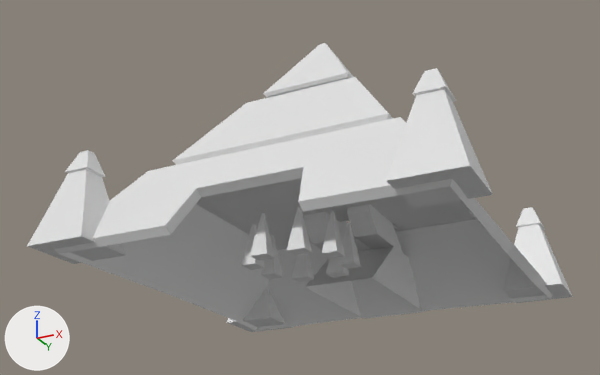
The FBX model Assets/Resources/Models/Map/Piramide_final.fbx: old version first, new version second.
Before and after are seen from a camera (50 mm lens) standing at (-2.0, 945.0, -163.0) and looking at (-129.0, 1200.0, -48.0). Arrows for +X, +Y and +Z are at lower left; the lights stay in place. Where no turn or scale is listed for an object, it has been applied to the vertices.

The first picture shows 'Piramide_final'.
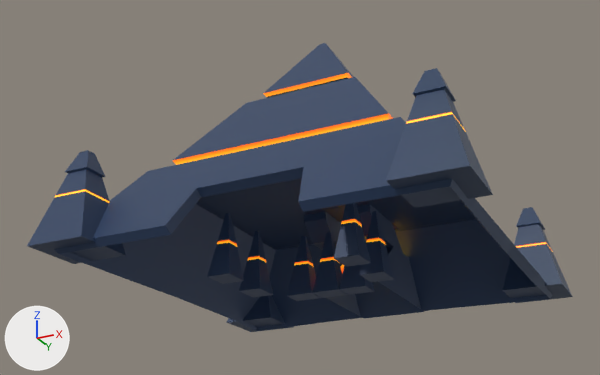
Where the newer file only moved an object's origin or applied its transform, the numbers keep the older frame.

What differs and where, as boxes [x1, y1, x2, y2] in the pictures (600 x 375 px):
part 1 of me_cube_099, deleted
    before: [292, 253, 315, 282]
part 2 of me_cube_099, built on
    before: [241, 207, 361, 280]
    after: [207, 203, 394, 301]
part 3 of me_cube_099, recoloured (white to blue)
    both: [27, 43, 572, 332]
part 4 of me_cube_099, recoloured (grey to orange)
    both: [54, 73, 553, 252]

The change, as a diff of the scene's bpy script:
```diff
--- a/Assets/Resources/Models/Map/Piramide_final.fbx.py
+++ b/Assets/Resources/Models/Map/Piramide_final.fbx.py
@@ img_paleta_de_colores01_png @@
+img_paleta_de_colores01_png = load_image('Paleta_de_colores01.png', 'Paleta_de_colores01.png', 1080, 1138, 'sRGB')
@@ mat_material_mate_001 @@
+mat_material_mate_001 = principled_material('Material_mate.001')
+mat_material_mate_001.texture = img_paleta_de_colores01_png
@@ mat_emision @@
+mat_emision = bpy.data.materials.new('Emision')
+# uses the picture img_paleta_de_colores01_png
@@ me_cube_099 @@
 # used by ob_piramide_final; location = (-119.6, 1200.7, -58.7)
-me_cube_099.from_pydata(...)  # 392 vertices, 349 faces; spans x -70.5..71.2, y -70.9..70.8, z -26.0..68.9
+me_cube_099.from_pydata(...)  # 440 vertices, 399 faces; spans x -70.5..71.2, y -70.9..70.8, z -30.0..68.9
+# me_cube_099 part 1: the loose piece of 8 vertices spanning x -9.8..-3.5, y -7.7..-2.3, z -26.0..-11.3 is deleted
+# me_cube_099 part 2
+# 10 vertices are removed from x -17.3..-3.5, y -36.7..-9.8, z -26.0..-11.3
+# 36 faces are deleted
+# 4 vertices in x 12.1, y -23.9..1.3, z 7.8 move by (9.1, 0.0, 0.0)
+# 4 vertices in x 12.8, y -23.2..0.6, z 24.3 move by (9.7, 0.0, 0.0)
+# 4 vertices in x 14.3, y -23.9..1.3, z 7.8 move by (10.8, 0.0, 0.0)
+# 4 vertices in x 13.6, y -23.2..0.6, z 24.3 move by (10.3, 0.0, 0.0)
+# 4 vertices in x 9.5, y -26.5..4.0, z 11.1 move by (7.2, 0.0, 0.0)
+# 4 vertices in x 17.0, y -26.5..4.0, z 11.1 move by (12.7, 0.0, 0.0)
+# 58 vertices move from x -17.5..17.1, y -36.7..4.0, z -26.0..24.3 to x -30.3..26.5, y -34.5..7.2, z -30.0..24.3
+# 42 vertices are added at x -25.0..26.5, y -32.2..7.2, z -30.0..-7.3
+# 8 new vertices lie (0.0, -5.5, 0.0) away from vertices in x -25.0..24.7, y -26.9..-6.6, z -18.6
+# 5 new vertices lie (-0.2, 0.2, 1.1) away from vertices in x -20.3..12.8, y -32.4..0.7, z -18.6
+# 5 new vertices lie (-0.2, -0.2, 1.1) away from vertices in x -20.3..12.8, y -26.9..5.4, z -18.6
+# 6 new vertices lie (-5.1, 0.0, 0.0) away from vertices in x -7.7..12.6, y 0.9..5.2, z -17.5
+# 64 new faces join them, mat_material_mate_001 (picture img_paleta_de_colores01_png)
+# 28 new faces join them, mat_emision
+# me_cube_099 part 3: 263 faces spanning x -70.5..71.2, y -70.9..70.8, z -30.0..68.9 switch from no material to mat_material_mate_001 (picture img_paleta_de_colores01_png)
+# me_cube_099 part 4: 48 faces spanning x -66.0..66.6, y -66.4..66.3, z -24.3..43.4 switch from no material to mat_emision
```
